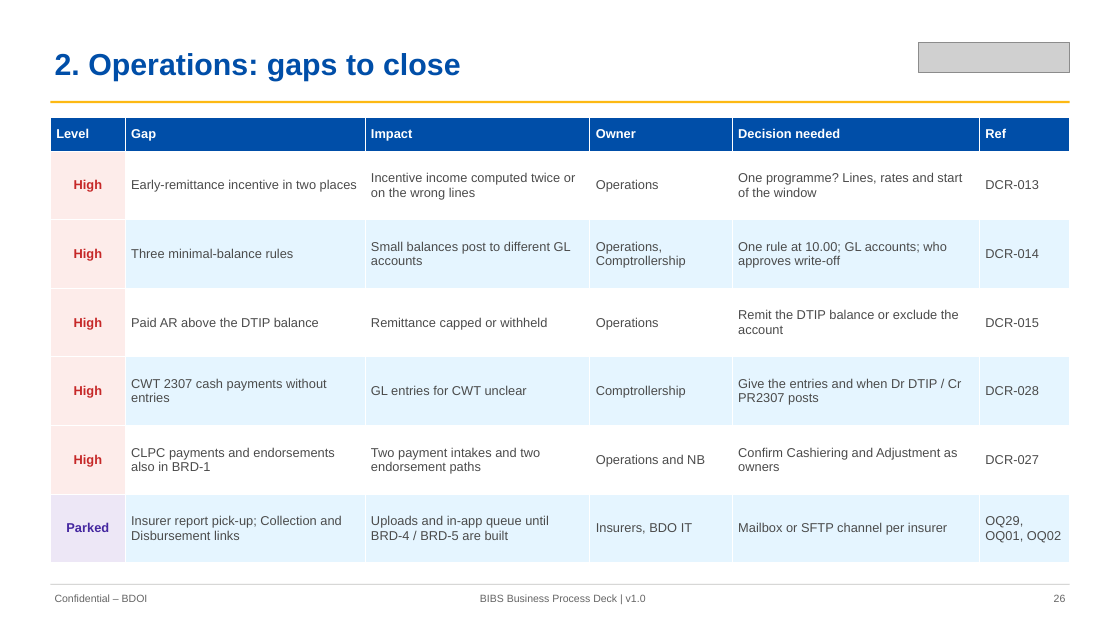
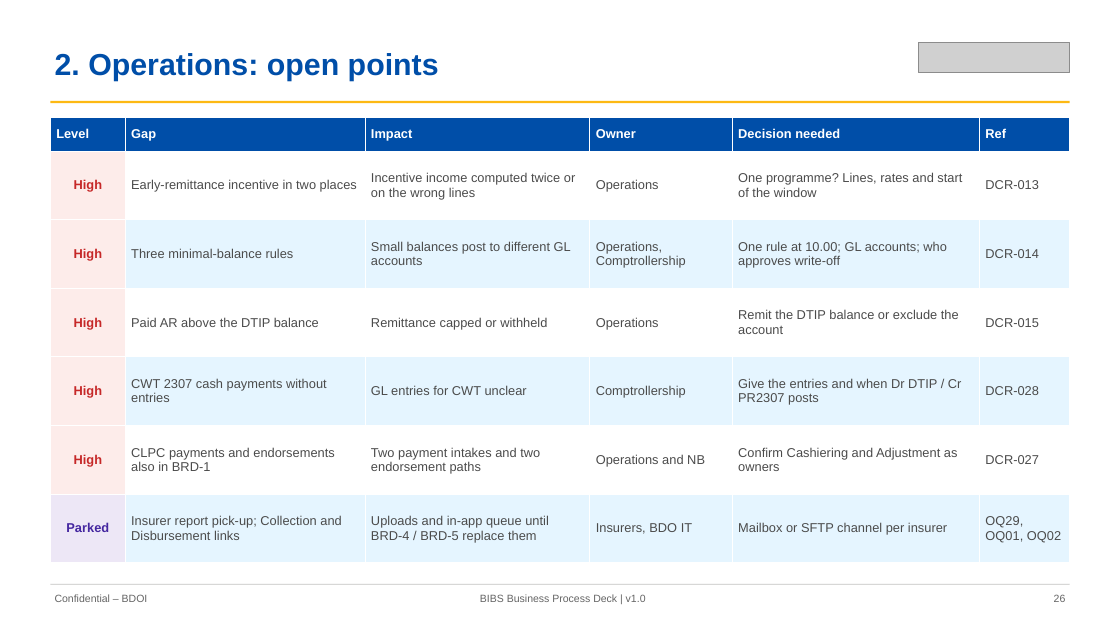
Before and after one commit to IortaTexhNXT-DEV/FinVerse, a slide deck: slide 26 of docs/deliverables/out/Programme/Decks/BIBS_Deck_BRD-00_Business_Process_AsIs_Envisioned_BestPractice_v1.0.pptx. Drawn at 1120x630 pixels with LibreOffice and Linux fonts; fonts in the diff are those of the drawing; grey boxes stand for pictures. Boxes give left, top, right and bottom in pixels: in the first picture for what was removed or moved away, otherwise in the second. Text is boxed around its words. In the diff, an @@ line names an element or a change of style, - is before the commit and + after.

```diff
--- a/docs/deliverables/out/Programme/Decks/BIBS_Deck_BRD-00_Business_Process_AsIs_Envisioned_BestPractice_v1.0.pptx
+++ b/docs/deliverables/out/Programme/Decks/BIBS_Deck_BRD-00_Business_Process_AsIs_Envisioned_BestPractice_v1.0.pptx
@@ text at bbox=[55, 53, 439, 81]: text changed @@
-2. Operations: gaps to close
+2. Operations: open points
@@ table at bbox=[50, 118, 1070, 563] @@
-row 7, column 3: Uploads and in-app queue until BRD-4 / BRD-5 are built
+row 7, column 3: Uploads and in-app queue until BRD-4 / BRD-5 replace them
```
Also in this commit, not shown: 40 other slides changed, 43 other files.
